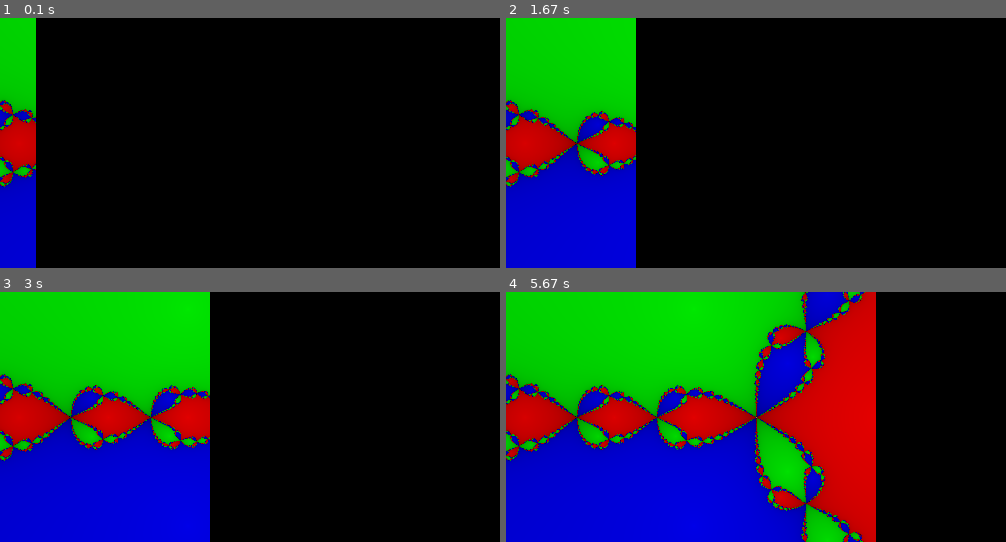
Above: before the commit, frames 1-4 (two rows, left to right).
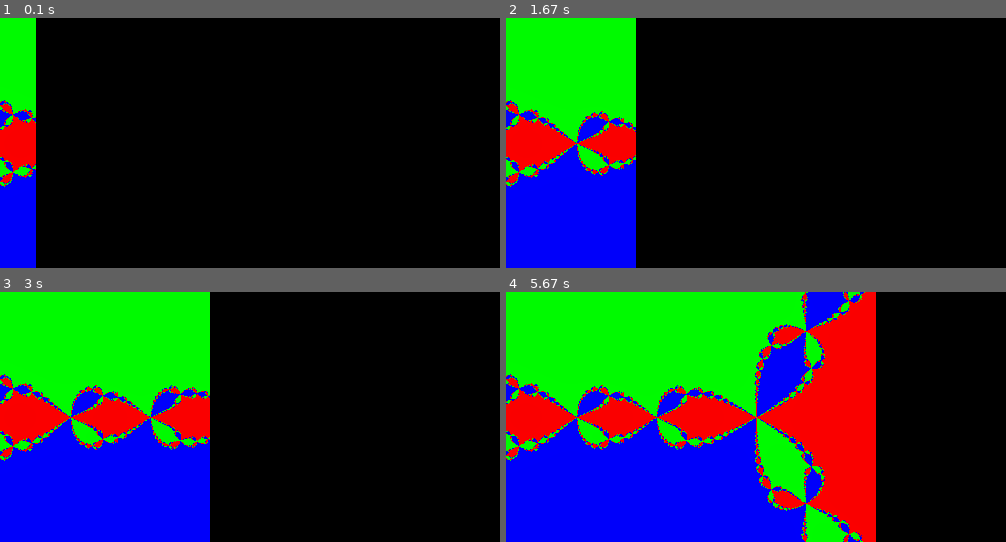
Above: after the commit, the same moments.

Repository: Mocha2007/fractal
Game: pygame game, started from newton_fractals_pygame.py
The game is run twice, just before and just after one commit, with the same random seed, the same clock (stepped at 60 frames per second) and the same inputs.
Inputs:
- Up to frame 1 (0.1 s): no input
- Up to frame 2 (1.67 s): no input
- Up to frame 3 (3 s): no input
- Up to frame 4 (5.67 s): no input

The runs differ from the first frame. In frame 1, 7.2% of the frame differs, in the area x 0-8%, y 0-100%; in frame 2, 26%; in frame 3, 41%; in frame 4, 73%, in the area x 0-74%, y 0-100%.

Commit message:
fix type hinting and reorganize

Diff:
--- /dev/null
+++ b/common.py
@@ -0,0 +1,49 @@
+from colorsys import hsv_to_rgb
+from math import atan2, isnan, pi
+from typing import Tuple
+
+inf = float('inf')
+nan = float('nan')
+
+color_convergence = 2
+iterations = 50
+tolerance = 1e-6
+
+def derivative(f, x: float, n: int=1) -> float:
+	assert 0 < n and type(n) == int
+	n -= 1
+	if n:
+		return derivative(lambda a: derivative(f, a), x, n)
+	return (f(x+tolerance) - f(x)) / tolerance
+
+def get_rgb_from_complex(z: complex, i: int) -> Tuple[float, float, float]:
+	if abs(z) == inf or isnan(z.real) or isnan(z.imag):
+		return 0.5, 0.5, 0.5
+	theta = atan2(z.imag, z.real) % (2*pi)
+	theta /= 2*pi
+	value = 1 - i / iterations
+	return hsv_to_rgb(theta, 1, value)
+
+def get_rgb_from_i(i: int) -> Tuple[float, float, float]:
+	return hsv_to_rgb(0, 0, (i/iterations)**(1/color_convergence))
+
+def newton(f, z: complex) -> Tuple[complex, int]:
+	zlist = []
+	for i in range(iterations):
+		zlist.append(z)
+		try:
+			f_ = derivative(f, z)
+			if f_ == 0: # no zero
+				zlist.append(nan)
+				break
+			c = f(z)/f_
+		except (ValueError, ZeroDivisionError):
+			zlist.append(nan)
+			break
+		except OverflowError:
+			break
+		z -= c
+		if abs(c) < tolerance: # converges
+			zlist.append(z)
+			break
+	return zlist
--- a/newton_fractals.py
+++ b/newton_fractals.py
@@ -1,56 +1,22 @@
 import numpy as np
 import matplotlib.pyplot as plt
 import matplotlib.patches as mpatches
-from math import atan2, isnan, pi
-from colorsys import hsv_to_rgb
-
-inf = float('inf')
-nan = float('nan')
-
+from typing import Tuple
+from common import derivative, get_rgb_from_complex, get_rgb_from_i, inf, iterations, nan, tolerance
 
 graph_width = 2
-x_range = np.linspace(-graph_width, graph_width, 100)
-iterations = 50
 resolution = 49
-resolution_axis = np.linspace(-graph_width, graph_width, resolution)
-tolerance = 10**-6
-color_convergence = 2
-
 
 # generate point grid
 def get_grid() -> np.array:
 	a = np.zeros(resolution**2, dtype=complex)
+	resolution_axis = np.linspace(-graph_width, graph_width, resolution)
 	for i, real in enumerate(resolution_axis):
 		for j, imag in enumerate(resolution_axis):
 			a[i*resolution+j] = real + imag * 1j
 	return a
 
-
-point_grid = get_grid()
-
-
-def get_rgb_from_complex(z: complex, i: int) -> (float, float, float):
-	if abs(z) == inf or isnan(z.real) or isnan(z.imag):
-		return 0.5, 0.5, 0.5
-	theta = atan2(z.imag, z.real) % (2*pi)
-	theta /= 2*pi
-	value = 1 - i / iterations
-	return hsv_to_rgb(theta, 1, value)
-
-
-def get_rgb_from_i(i: int) -> (float, float, float):
-	return hsv_to_rgb(0, 0, (i/iterations)**(1/color_convergence))
-
-
-def derivative(f, x: float, n: int=1) -> float:
-	assert 0 < n and type(n) == int
-	n -= 1
-	if n:
-		return derivative(lambda a: derivative(f, a), x, n)
-	return (f(x+tolerance) - f(x)) / tolerance
-
-
-def newton(f, z: complex) -> (complex, int):
+def newton(f, z: complex) -> Tuple[complex, int]:
 	for i in range(iterations):
 		try:
 			f_ = derivative(f, z)
@@ -66,7 +32,6 @@
 		z -= c
 	return z, i
 
-
 def plotting(f):
 	# plotting
 	# actual fractal
@@ -74,7 +39,7 @@
 	ilist = []
 	zlist = []
 	# todo plot roots
-	for point in point_grid:
+	for point in get_grid():
 		z, i = newton(f, point)
 		ilist.append((point, i))
 		zlist.append(z)
@@ -103,6 +68,7 @@
 
 	# function plot
 	plt.subplot(1, 3, 3)
+	x_range = np.linspace(-graph_width, graph_width, 100)
 	reals = [f(x).real for x in x_range]
 	imags = [f(x).imag for x in x_range]
 	plt.plot(x_range, reals, 'b')
@@ -125,6 +91,5 @@
 
 	plt.show()
 
-import cmath
 plotting(lambda z: z**3 - 2*z + 2)
 # plotting(lambda z: z**(4+3j) - 1)
--- a/newton_fractals_pygame.py
+++ b/newton_fractals_pygame.py
@@ -1,8 +1,9 @@
 import pygame
-from math import atan2, isnan, log, log10, pi
-from colorsys import hsv_to_rgb
+from math import log, log10
 from inspect import getsourcelines
 from time import sleep
+from typing import Tuple
+from common import get_rgb_from_complex, iterations, newton, tolerance
 
 inf = float('inf')
 nan = float('nan')
@@ -15,49 +16,7 @@
 
 graph_width = 2 # how much the screen width is
 graph_height = height/width * graph_width# autocalculated
-iterations = 50
-tolerance = 10**-6
-import cmath
 function = lambda z: z**3 - 1
-
-
-def get_rgb_from_complex(z: complex, smoothed: float) -> (float, float, float):
-	if abs(z) == inf or isnan(z.real) or isnan(z.imag):
-		return 0.5, 0.5, 0.5
-	theta = atan2(z.imag, z.real) % (2*pi)
-	theta /= 2*pi
-	return hsv_to_rgb(theta, 1, smoothed)
-
-
-def derivative(f, x: float, n: int=1) -> float:
-	assert 0 < n and type(n) == int
-	n -= 1
-	if n:
-		return derivative(lambda a: derivative(f, a), x, n)
-	return (f(x+tolerance) - f(x)) / tolerance
-
-
-def newton(f, z: complex) -> (complex, int):
-	zlist = []
-	for i in range(iterations):
-		zlist.append(z)
-		try:
-			f_ = derivative(f, z)
-			if f_ == 0: # no zero
-				zlist.append(nan)
-				break
-			c = f(z)/f_
-		except (ValueError, ZeroDivisionError):
-			zlist.append(nan)
-			break
-		except OverflowError:
-			break
-		z -= c
-		if abs(c) < tolerance: # converges
-			zlist.append(z)
-			break
-	return zlist
-
 
 def smoothing(zlist: list) -> float:
 	i = len(zlist)
@@ -77,20 +36,20 @@
 	return (end-start) * fraction + start
 
 
-def get_z_from_coords(coords: (int, int)) -> complex:
+def get_z_from_coords(coords: Tuple[int, int]) -> complex:
 	x, y = coords
 	real = map_to_range(-graph_width, graph_width, x/width)
 	imag = map_to_range(-graph_height, graph_height, (height-y)/height)
 	return real+1j*imag
 
 
-def get_coords_from_z(z: complex) -> (int, int):
+def get_coords_from_z(z: complex) -> Tuple[int, int]:
 	x = map_to_range(0, width, z.real / (2*graph_width) + 1/2)
 	y = map_to_range(height, 0, z.imag / (2*graph_height) + 1/2)
 	return x, y
 
 
-def draw_x(coords: (int, int), color: (int, int, int)=black):
+def draw_x(coords: Tuple[int, int], color: Tuple[int, int, int] = black):
 	try:
 		coords = tuple(round(i) for i in coords)
 	except (OverflowError, ValueError):
